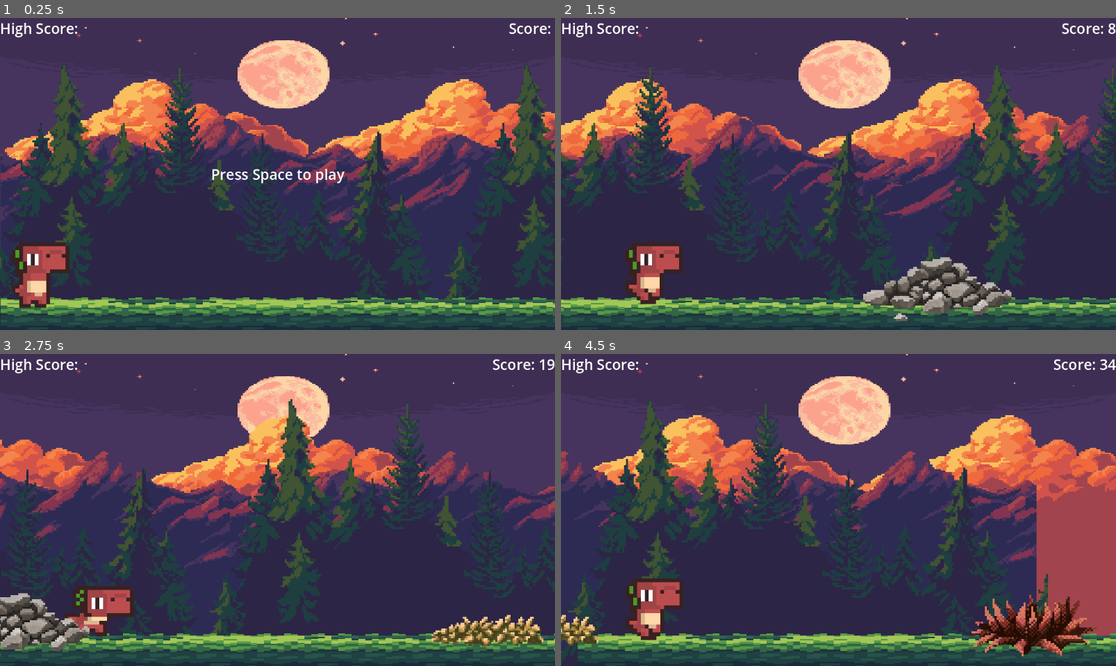
Above: before the commit, frames 1-4 (two rows, left to right).
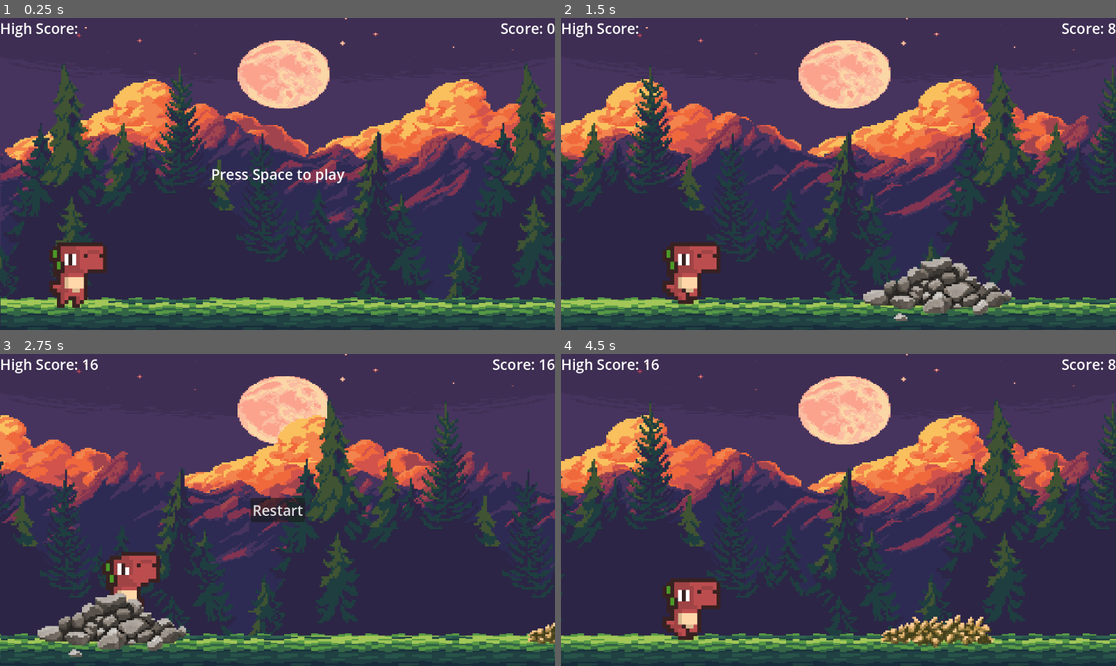
Above: after the commit, the same moments.

Repository: Austererie/TrexRun
Game: Godot game, scene res://scenes/main.tscn
Same seed, same stepped clock (60 frames per second), same inputs: the game is played once before the commit and once after it.
Inputs (mouse positions are in pixels of both pictures, inside the frame that each line leads up to):
- Up to frame 1 (0.25 s): no input
- Up to frame 2 (1.5 s): tap Space at 0.5 s; tap Enter (ui_accept) at 0.77 s
- Up to frame 3 (2.75 s): tap Enter (ui_accept) at 1.52 s; hold Down (ui_down) from 2.03 s (still down)
- Up to frame 4 (4.5 s): release Down (ui_down) at 2.75 s; click (838, 510) at 2.75 s, where only the run after the commit has a clickable "Restart"; tap Space at 3.5 s; tap Enter (ui_accept) at 3.77 s

The runs differ from the first frame. In frame 1, 3.0% of the frame differs, in the area x 2-100%, y 1-93%; in frame 2, 2.7%; in frame 3, 32%; in frame 4, 41%, in the area x 0-100%, y 1-100%.

Commit message:
game over
Collision with obstacle, game over and restart scene, updated high score

Diff:
--- /dev/null
+++ b/scenes/game_over.tscn
@@ -0,0 +1,18 @@
+[gd_scene format=3 uid="uid://bqyua52rqinwa"]
+
+[node name="gameOver" type="CanvasLayer"]
+
+[node name="restartButton" type="Button" parent="."]
+anchors_preset = 8
+anchor_left = 0.5
+anchor_top = 0.5
+anchor_right = 0.5
+anchor_bottom = 0.5
+offset_left = -56.5
+offset_top = -25.0
+offset_right = 56.5
+offset_bottom = 25.0
+grow_horizontal = 2
+grow_vertical = 2
+theme_override_font_sizes/font_size = 30
+text = "Restart"
--- a/scenes/main.tscn
+++ b/scenes/main.tscn
@@ -1,10 +1,11 @@
-[gd_scene load_steps=6 format=3 uid="uid://bvl6lvpoxuicq"]
+[gd_scene load_steps=7 format=3 uid="uid://bvl6lvpoxuicq"]
 
 [ext_resource type="PackedScene" uid="uid://cohtu47rrs6nm" path="res://scenes/background.tscn" id="1_lqxbm"]
 [ext_resource type="Script" path="res://scripts/main.gd" id="1_qfsr7"]
 [ext_resource type="PackedScene" uid="uid://bkxone8b4eucs" path="res://scenes/ground.tscn" id="2_86lfu"]
 [ext_resource type="PackedScene" uid="uid://b4ua77ttgtlfw" path="res://scenes/trex.tscn" id="3_tvjsh"]
 [ext_resource type="PackedScene" uid="uid://kfsju3gfsxa4" path="res://scenes/score_canvas.tscn" id="5_l1let"]
+[ext_resource type="PackedScene" uid="uid://bqyua52rqinwa" path="res://scenes/game_over.tscn" id="6_m44f7"]
 
 [node name="main" type="Node"]
 script = ExtResource("1_qfsr7")
@@ -21,3 +22,6 @@
 position_smoothing_enabled = true
 
 [node name="scoreCanvas" parent="." instance=ExtResource("5_l1let")]
+
+[node name="gameOver" parent="." instance=ExtResource("6_m44f7")]
+process_mode = 2
--- a/scripts/main.gd
+++ b/scripts/main.gd
@@ -18,6 +18,7 @@
 const START_SPEED : float = 10.0
 const MAX_SPEED : int = 25
 const SPEED_MODIFIER : int = 5000
+var high_Score: int
 var screen_size : Vector2i
 var ground_height: int
 var game_running: bool
@@ -30,13 +31,21 @@
 func _ready() -> void:
 	screen_size = get_window().size
 	ground_height = $ground.get_node("Sprite2D").texture.get_height()
+	$gameOver.get_node("restartButton").pressed.connect(new_game)
+	new_game()
 
 func new_game():
 	#reset vars
 	score = 0
 	show_score()
 	game_running = false
+	get_tree().paused = false
 	difficulty = 0
+
+	#clear obstacles
+	for obs in obstacles:
+		obs.queue_free()
+	obstacles.clear()
 
 
 	#reset nodes
@@ -46,6 +55,8 @@
 	$ground.position = Vector2i(0, 0)
 
 	$scoreCanvas.get_node("pressPlay").show()
+	$gameOver.hide()
+
 
 
 # Called every frame. 'delta' is the elapsed time since the previous frame.
@@ -109,11 +120,31 @@
 
 func add_obstacles(obs, x, y):
 	obs.position = Vector2i(x, y)
+	obs.body_entered.connect(hit_obs)
 	add_child(obs)
 	obstacles.append(obs)
+
+func hit_obs(body):
+	if body.name == "trex":
+		game_over()
+
+func game_over():
+	get_tree().paused = true
+	game_running = false
+	$gameOver.show()
+	set_high_score()
+
+
+
+
 
 func show_score():
 	$scoreCanvas.get_node("score").text = "Score: " + str(score / SCORE_MODIFIER)
 
+func set_high_score():
+	if score > high_Score:
+		high_Score = score
+		$scoreCanvas.get_node("highScore").text = "High Score: " + str(high_Score / SCORE_MODIFIER)
+
 func adjust_difficulty():
 	difficulty = score / SPEED_MODIFIER
